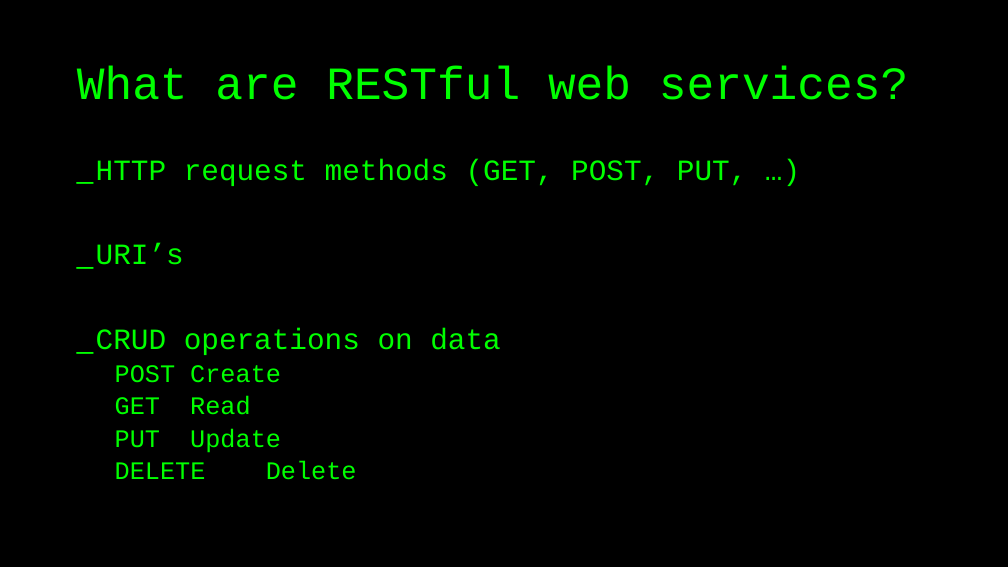
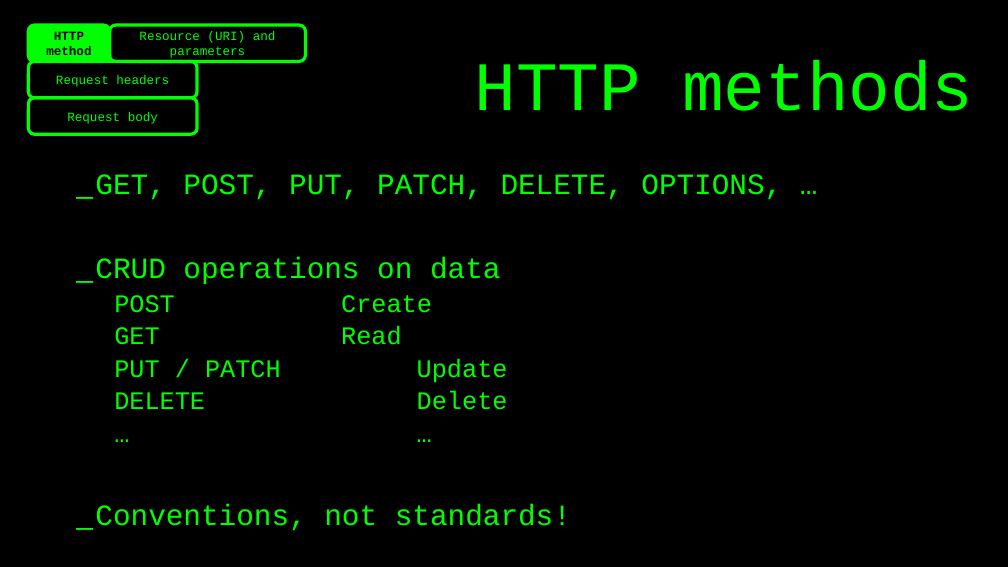
Before and after one commit to basdijkstra/rest-assured-workshop, a slide deck: slide 7 of RestAssuredWorkshop.pptx (slide 4 before the commit). Drawn at 1008x567 pixels with LibreOffice and Linux fonts; fonts in the diff are those of the drawing. Boxes give left, top, right and bottom in pixels: in the first picture for what was removed or moved away, otherwise in the second. Text is boxed around its words. In the diff, an @@ line names an element or a change of style, - is before the commit and + after.

```diff
--- a/RestAssuredWorkshop.pptx
+++ b/RestAssuredWorkshop.pptx
@@ rounded rectangle added at (28,25,110,61), fill #00FF00, outline #00FF00 3 pt, 12 pt, text #000000, bold @@
+HTTP method
@@ rounded rectangle added at (110,25,306,61), outline #00FF00 3 pt, 12 pt, text #00FF00 @@
+Resource (URI) and parameters
@@ rounded rectangle added at (28,61,197,98), outline #00FF00 3 pt, 12 pt, text #00FF00 @@
+Request headers
@@ title removed at (77,67,908,100) @@
-What are RESTful web services?
@@ text added at (474,60,973,111), 66 pt, text #00FF00 @@
+HTTP methods
@@ rounded rectangle added at (28,98,197,134), outline #00FF00 3 pt, 12 pt, text #00FF00 @@
+Request body
@@ text "GET, POST, PUT, PATCH, DELETE, ...": place and size @@
-text "GET, POST, PUT, PATCH, DELETE, ..." at (96,159,747,480)
+text "GET, POST, PUT, PATCH, DELETE, ..." at (95,174,782,531)
@@ text at (95,174,782,200): text changed @@
-_ HTTP request methods (GET, POST, PUT, …)
-_ URI’s
+_ GET, POST, PUT, PATCH, DELETE, OPTIONS, …
@@ text at (114,358,508,383): text changed @@
-  PUT Update
+  PUT / PATCH Update
@@ text at (95,504,571,531): paragraphs added @@
+  … …
+_ Conventions, not standards!
```
Also in this commit, not shown: 25 other slides changed, 37 slides added, 13 slides removed, 20 other files.
